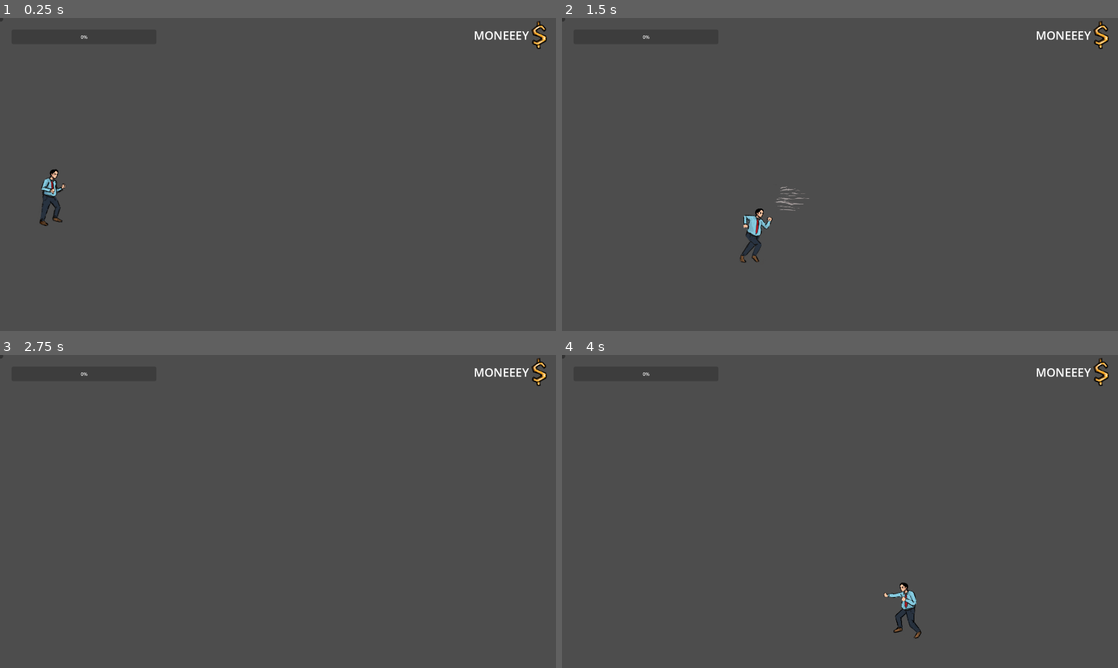
Above: before the commit, frames 1-4 (two rows, left to right).
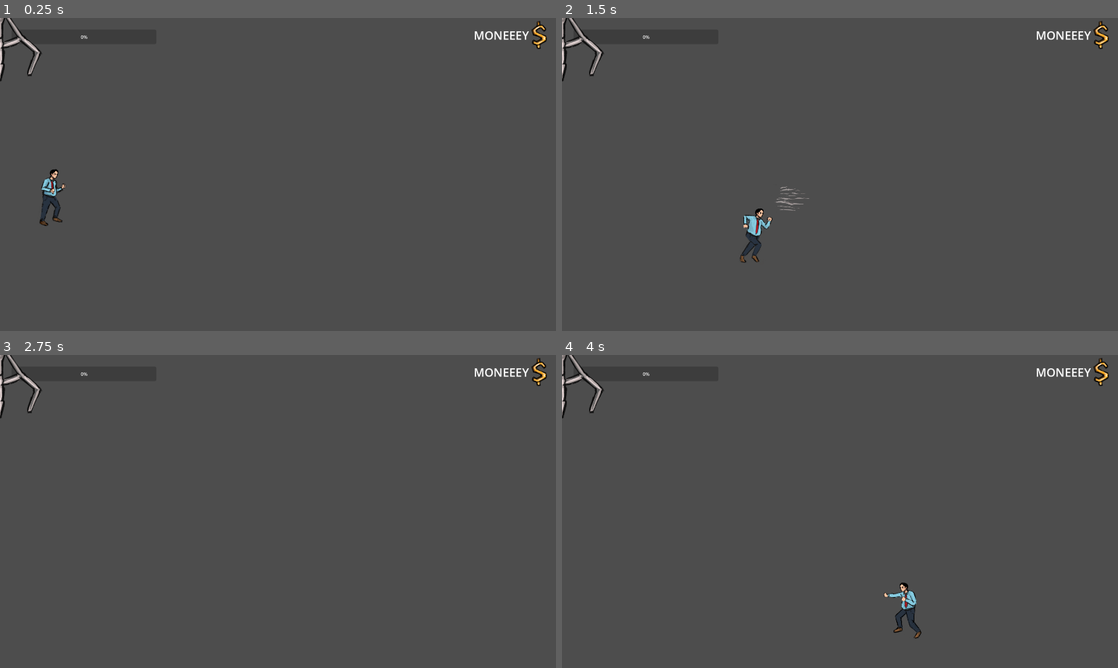
Above: after the commit, the same moments.

Repository: Rionit/GDS-Jam-2025
Game: Godot game, scene res://scenes/CraneEnemy.tscn
Two runs of this game, one before a commit and one after it. Both use one fixed random seed, a clock stepped at 60 frames per second and the inputs below. This scene is started directly instead of the project's main scene. The engine's default icon, where the game draws it, is replaced by a stand-in: a white triangle on a blue panel in a dark square.
Inputs (mouse positions are in pixels of both pictures, inside the frame that each line leads up to):
- Up to frame 1 (0.25 s): no input
- Up to frame 2 (1.5 s): tap Enter at 0.5 s; move the mouse to (962, 158) at 0.52 s; press the mouse at (962, 158) at 0.53 s; hold D (right) 0.53-1.28 s; move the mouse to (728, 190) at 1.27 s; release the mouse at (728, 190) at 1.28 s; hold S (down) from 1.28 s (still down); tap Shift (dash) at 1.35 s
- Up to frame 3 (2.75 s): move the mouse to (333, 442) at 2.02 s; release S (down) at 2.03 s; press the mouse at (333, 442) at 2.03 s; hold D (right) from 2.03 s (still down)
- Up to frame 4 (4 s): tap Space at 2.75 s; move the mouse to (812, 574) at 2.77 s; release D (right) at 2.78 s; release the mouse at (812, 574) at 2.78 s; hold W (up) 2.78-3.53 s; tap Shift (dash) at 2.85 s; tap Enter at 3.5 s; move the mouse to (1006, 558) at 3.52 s; press the mouse at (1006, 558) at 3.53 s; hold A (left) from 3.53 s (still down)

The runs differ from the first frame. In frame 1, 0.4% of the frame differs, in the area x 0-8%, y 0-21%; in frame 2, 0.4%; in frame 3, 0.4%; in frame 4, 0.4%.
Error before the commit: Parse Error: Expected indented block after function declaration. (res://scripts/CraneEnemy.gd:35)
Error after the commit: Invalid access to property or key 'area_entered' on a base object of type 'Nil'. (res://scripts/Hittable.gd:36)

Commit message:
Fixed script errors

Diff:
--- a/scenes/CraneEnemy.tscn
+++ b/scenes/CraneEnemy.tscn
@@ -1,6 +1,7 @@
-[gd_scene load_steps=5 format=3 uid="uid://bv6tetdqw3d5g"]
+[gd_scene load_steps=6 format=3 uid="uid://bv6tetdqw3d5g"]
 
 [ext_resource type="Script" uid="uid://djam0iuncswdf" path="res://scripts/CraneEnemy.gd" id="1_pwusg"]
+[ext_resource type="Texture2D" uid="uid://bdq6xts3oknfm" path="res://sprites/Enemies/claw/claw1.png" id="2_3iieu"]
 [ext_resource type="Texture2D" uid="uid://do5j8cs2582jy" path="res://sprites/icons/diamond_icon.png" id="2_pwusg"]
 
 [sub_resource type="RectangleShape2D" id="RectangleShape2D_ewppr"]
@@ -9,14 +10,6 @@
 
 [node name="CraneEnemy" type="CharacterBody2D"]
 script = ExtResource("1_pwusg")
-speed = null
-damping = null
-timeNearPlayerCooldown = null
-closeDistance = null
-hitForce = null
-invulnerabilityDuration = null
-damage = null
-price = null
 metadata/_custom_type_script = "uid://d4bkufc53swo1"
 
 [node name="CraneShape" type="CollisionShape2D" parent="."]
@@ -28,6 +21,9 @@
 shape = SubResource("RectangleShape2D_pwusg")
 
 [node name="CraneSprite" type="Sprite2D" parent="."]
+texture = ExtResource("2_3iieu")
+vframes = 2
+frame = 1
 
 [node name="ShadowSprite" type="Sprite2D" parent="."]
 modulate = Color(0, 0, 0, 0.33333334)
--- a/scripts/CraneEnemy.gd
+++ b/scripts/CraneEnemy.gd
@@ -33,6 +33,7 @@
 	velocity *= damping
 
 func grab():
+	pass
 
 
 func take_damage(damage : int, hitterPosition : Vector2):
